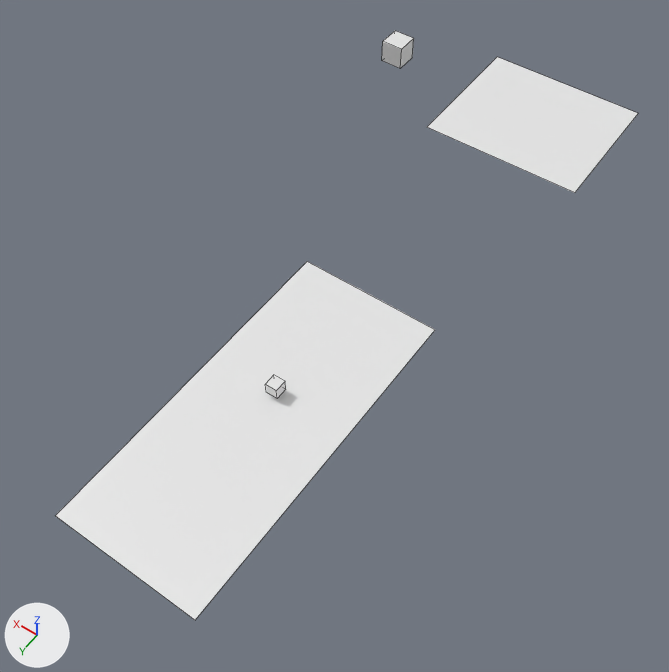
Two versions of the Blender file main.blend, one commit apart.
Before and after are seen from a camera (50 mm lens) standing at (-23.1, 61.6, 51.2) and looking at (1.4, 27.4, -2.7). Arrows for +X, +Y and +Z are at lower left; the lights stay in place. Mesh edges are drawn as thin lines.

Objects in the first picture: 'Cubo.001', 'Piano', 'Piano.001'.
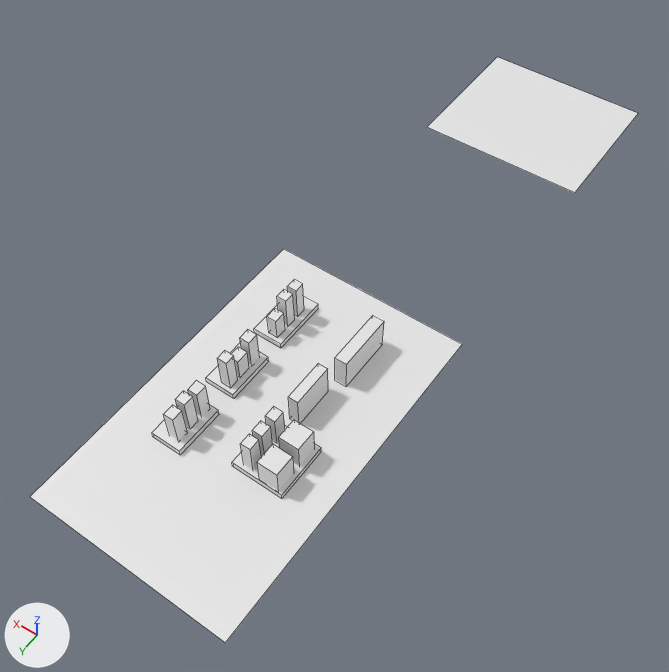
Location of each change, [x1, y1, x2, y2] in pixels of the pictures (669 x 672 px):
'Piano.001', rescaled (14% wider, 10% taller): before [55, 261, 435, 620]; after [30, 249, 462, 643]
'Cubo.001', moved, rescaled: before [382, 31, 414, 68]; after [254, 297, 318, 348]
'Cubo.012', added: after [335, 315, 384, 386]
'Cubo.014', added: after [288, 363, 328, 423]
'Cubo.015', added: after [257, 444, 294, 491]
'Cubo.018', added: after [278, 420, 314, 466]
'Cubo.003', added: after [152, 405, 219, 455]
'Cubo.013', added: after [232, 426, 321, 498]
'Cubo.005', added: after [163, 405, 187, 441]
'Cubo.016', added: after [240, 434, 261, 470]
'Cubo.004', added: after [217, 350, 238, 387]
'Cubo.006', added: after [175, 391, 198, 428]
'Cubo.008', added: after [188, 380, 210, 417]
'Cubo.019', added: after [265, 407, 285, 443]
'Cubo.009', added: after [240, 330, 260, 365]
'Cubo.010', added: after [277, 290, 295, 326]
'Cubo.017', added: after [252, 421, 273, 455]
'Cubo.011', added: after [287, 279, 304, 316]
'Cubo.002', added: after [267, 309, 285, 337]
'Cubo.007', added: after [232, 347, 249, 377]

The change, as a list of edits to the scene's bpy script:
```text
Change ob_piano_001:
    ob_piano_001.scale: (-5.58, -12.8, -2.73) -> (-7.8, -12.8, -2.73)
Change ob_cubo_001:
    ob_cubo_001.location: (13.68, 0.52, 1.72) -> (3.72, 29.98, 0.34)
    ob_cubo_001.scale: (1.0, 1.0, 1.0) -> (1.17, 2.19, 0.241)
Add ob_cubo_019:
    ob_cubo_019 = bpy.data.objects.new('Cubo.019', me_cubo.copy())  # the mesh of ob_cubo_001
    ob_cubo_019.location = (-1.72, 38.14, 1.76)
    ob_cubo_019.rotation_euler = (1.555, 0.0, 0.0)  # degrees (89, 0, 0)
    ob_cubo_019.scale = (0.384, 1.31, 0.428)
Add ob_cubo_018:
    ob_cubo_018 = bpy.data.objects.new('Cubo.018', me_cubo.copy())  # the mesh of ob_cubo_001
    ob_cubo_018.location = (-3.5, 38.32, 1.5)
    ob_cubo_018.scale = (0.762, 0.783, -1.05)
Add ob_cubo_017:
    ob_cubo_017 = bpy.data.objects.new('Cubo.017', me_cubo.copy())  # the mesh of ob_cubo_001
    ob_cubo_017.location = (-1.72, 39.42, 1.76)
    ob_cubo_017.rotation_euler = (1.555, 0.0, 0.0)  # degrees (89, 0, 0)
    ob_cubo_017.scale = (0.384, 1.31, 0.428)
Add ob_cubo_016:
    ob_cubo_016 = bpy.data.objects.new('Cubo.016', me_cubo.copy())  # the mesh of ob_cubo_001
    ob_cubo_016.location = (-1.72, 40.58, 1.76)
    ob_cubo_016.rotation_euler = (1.555, 0.0, 0.0)  # degrees (89, 0, 0)
    ob_cubo_016.scale = (0.384, 1.31, 0.428)
Add ob_cubo_015:
    ob_cubo_015 = bpy.data.objects.new('Cubo.015', me_cubo.copy())  # the mesh of ob_cubo_001
    ob_cubo_015.location = (-3.5, 40.46, 1.5)
    ob_cubo_015.scale = (0.762, 0.783, -1.05)
Add ob_cubo_014:
    ob_cubo_014 = bpy.data.objects.new('Cubo.014', me_cubo.copy())  # the mesh of ob_cubo_001
    ob_cubo_014.location = (-1.8, 34.77, 1.32)
    ob_cubo_014.scale = (-0.388, 1.61, 1.28)
Add ob_cubo_013:
    ob_cubo_013 = bpy.data.objects.new('Cubo.013', me_cubo.copy())  # the mesh of ob_cubo_001
    ob_cubo_013.location = (-2.62, 39.28, 0.34)
    ob_cubo_013.scale = (1.97, 2.06, 0.241)
Add ob_cubo_012:
    ob_cubo_012 = bpy.data.objects.new('Cubo.012', me_cubo.copy())  # the mesh of ob_cubo_001
    ob_cubo_012.location = (-2.51, 29.98, 1.35)
    ob_cubo_012.scale = (-0.463, 2.19, 1.28)
Add ob_cubo_011:
    ob_cubo_011 = bpy.data.objects.new('Cubo.011', me_cubo.copy())  # the mesh of ob_cubo_001
    ob_cubo_011.location = (3.49, 29.09, 1.88)
    ob_cubo_011.rotation_euler = (1.555, 0.0, 0.0)  # degrees (89, 0, 0)
    ob_cubo_011.scale = (0.384, 1.4, 0.389)
Add ob_cubo_010:
    ob_cubo_010 = bpy.data.objects.new('Cubo.010', me_cubo.copy())  # the mesh of ob_cubo_001
    ob_cubo_010.location = (3.49, 30.23, 1.88)
    ob_cubo_010.rotation_euler = (1.555, 0.0, 0.0)  # degrees (89, 0, 0)
    ob_cubo_010.scale = (0.384, 1.4, 0.389)
Add ob_cubo_009:
    ob_cubo_009 = bpy.data.objects.new('Cubo.009', me_cubo.copy())  # the mesh of ob_cubo_001
    ob_cubo_009.location = (3.42, 34.31, 1.76)
    ob_cubo_009.rotation_euler = (1.555, 0.0, 0.0)  # degrees (89, 0, 0)
    ob_cubo_009.scale = (0.384, 1.31, 0.428)
Add ob_cubo_008:
    ob_cubo_008 = bpy.data.objects.new('Cubo.008', me_cubo.copy())  # the mesh of ob_cubo_001
    ob_cubo_008.location = (3.48, 39.42, 1.76)
    ob_cubo_008.rotation_euler = (1.555, 0.0, 0.0)  # degrees (89, 0, 0)
    ob_cubo_008.scale = (0.384, 1.31, 0.428)
Add ob_cubo_007:
    ob_cubo_007 = bpy.data.objects.new('Cubo.007', me_cubo.copy())  # the mesh of ob_cubo_001
    ob_cubo_007.location = (3.42, 35.48, 1.43)
    ob_cubo_007.rotation_euler = (1.555, 0.0, 0.0)  # degrees (89, 0, 0)
    ob_cubo_007.scale = (0.384, 0.899, 0.499)
Add ob_cubo_006:
    ob_cubo_006 = bpy.data.objects.new('Cubo.006', me_cubo.copy())  # the mesh of ob_cubo_001
    ob_cubo_006.location = (3.49, 40.57, 1.88)
    ob_cubo_006.rotation_euler = (1.555, 0.0, 0.0)  # degrees (89, 0, 0)
    ob_cubo_006.scale = (0.384, 1.4, 0.389)
Add ob_cubo_003:
    ob_cubo_003 = bpy.data.objects.new('Cubo.003', me_cubo.copy())  # the mesh of ob_cubo_001
    ob_cubo_003.location = (3.72, 40.73, 0.34)
    ob_cubo_003.scale = (1.17, 1.91, 0.241)
Add ob_cubo_005:
    ob_cubo_005 = bpy.data.objects.new('Cubo.005', me_cubo.copy())  # the mesh of ob_cubo_001
    ob_cubo_005.location = (3.48, 41.68, 1.76)
    ob_cubo_005.rotation_euler = (1.555, 0.0, 0.0)  # degrees (89, 0, 0)
    ob_cubo_005.scale = (0.384, 1.31, 0.428)
Add ob_cubo_004:
    ob_cubo_004 = bpy.data.objects.new('Cubo.004', me_cubo.copy())  # the mesh of ob_cubo_001
    ob_cubo_004.location = (3.44, 36.59, 1.88)
    ob_cubo_004.rotation_euler = (1.555, 0.0, 0.0)  # degrees (89, 0, 0)
    ob_cubo_004.scale = (0.384, 1.4, 0.389)
Add ob_cubo_002:
    ob_cubo_002 = bpy.data.objects.new('Cubo.002', me_cubo.copy())  # the mesh of ob_cubo_001
    ob_cubo_002.location = (3.48, 31.4, 1.43)
    ob_cubo_002.rotation_euler = (1.555, 0.0, 0.0)  # degrees (89, 0, 0)
    ob_cubo_002.scale = (0.384, 0.899, 0.431)
```
